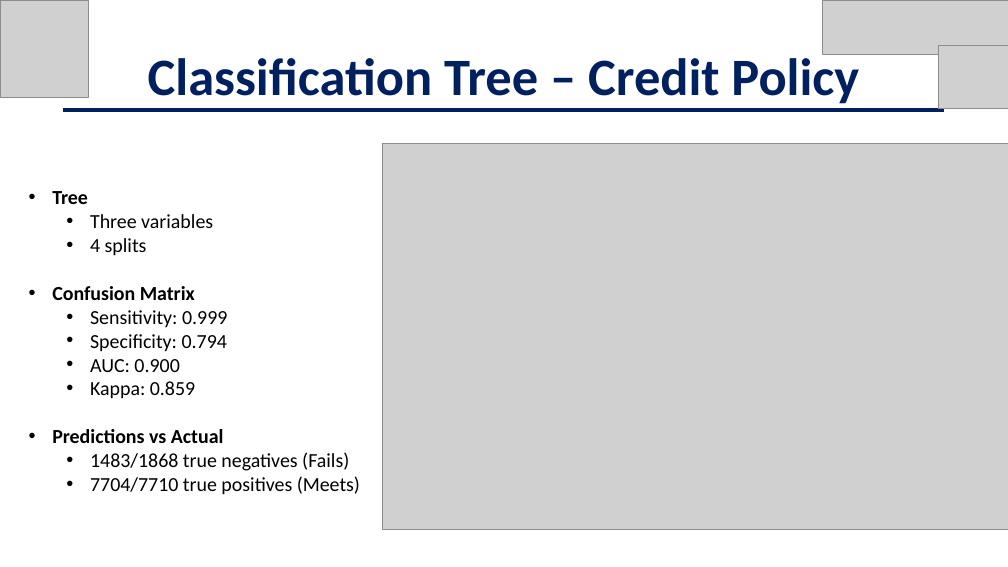
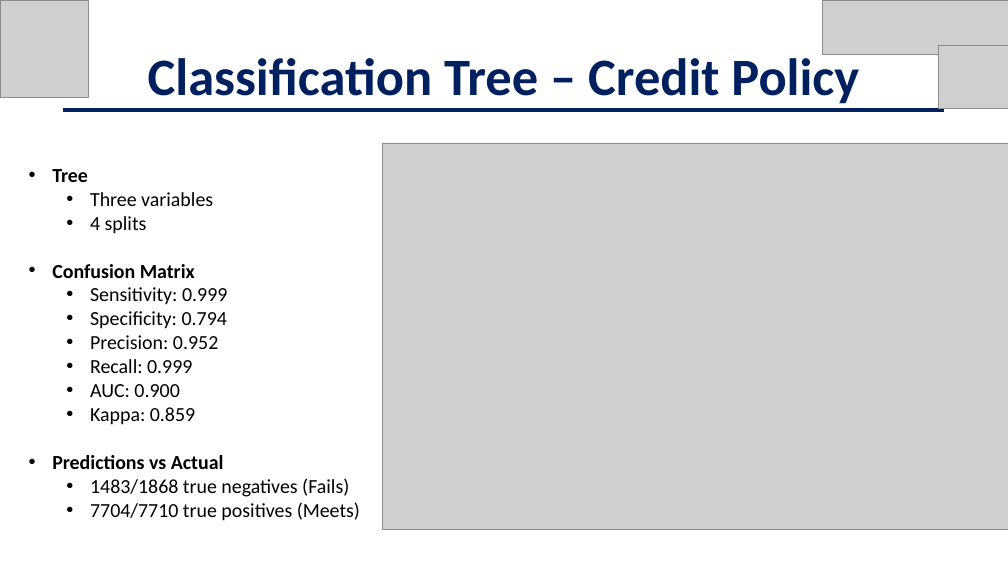
Before and after one commit to jschild01/JMB_DATS_6101, a slide deck: slide 23 of Project2/EDA_LendingClub_Slides - Project 2.pptx. Drawn at 1008x567 pixels with LibreOffice and Linux fonts; fonts in the diff are those of the drawing; grey boxes stand for pictures. Boxes give left, top, right and bottom in pixels: in the first picture for what was removed or moved away, otherwise in the second. Text is boxed around its words. In the diff, an @@ line names an element or a change of style, - is before the commit and + after.

```diff
--- a/Project2/EDA_LendingClub_Slides - Project 2.pptx
+++ b/Project2/EDA_LendingClub_Slides - Project 2.pptx
@@ text "Tree": place and size @@
-text "Tree" at (52, 191, 360, 495)
+text "Tree" at (52, 169, 360, 521)
@@ text at (90, 335, 218, 373): paragraphs added @@
+  • Precision: 0.952
+  • Recall: 0.999
```
Also in this commit, not shown: 1 other slide changed.
